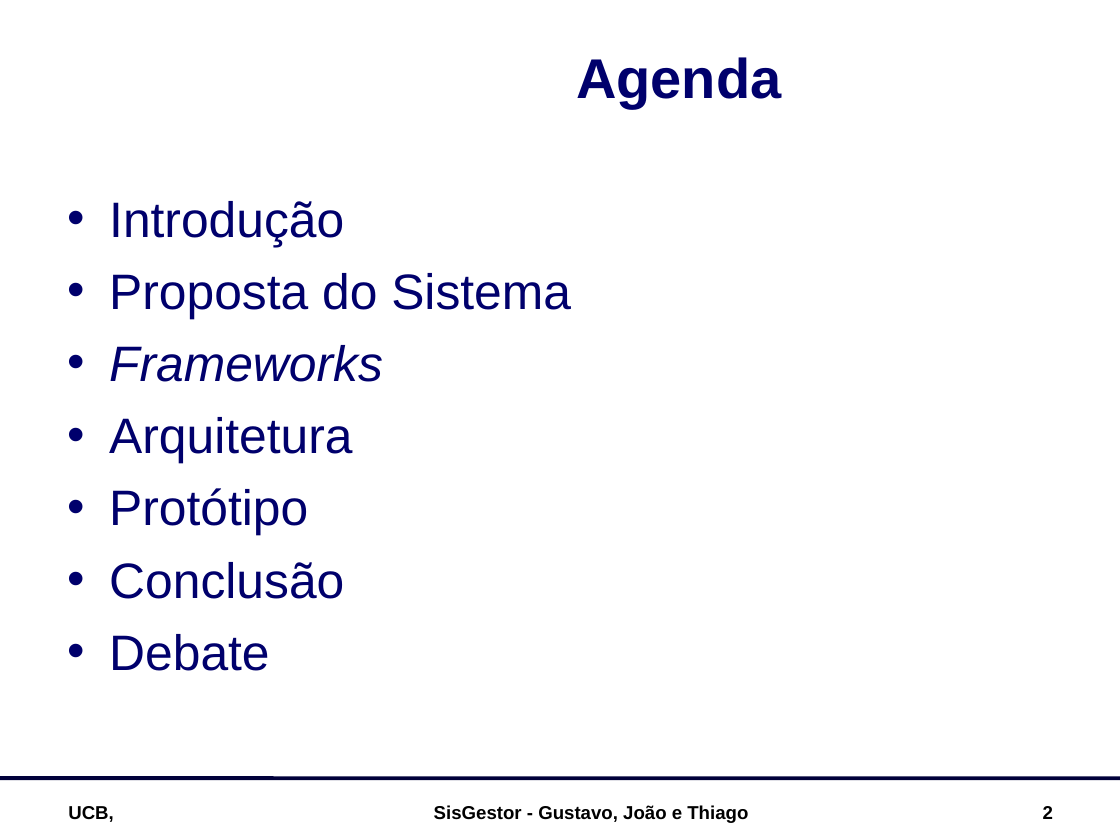
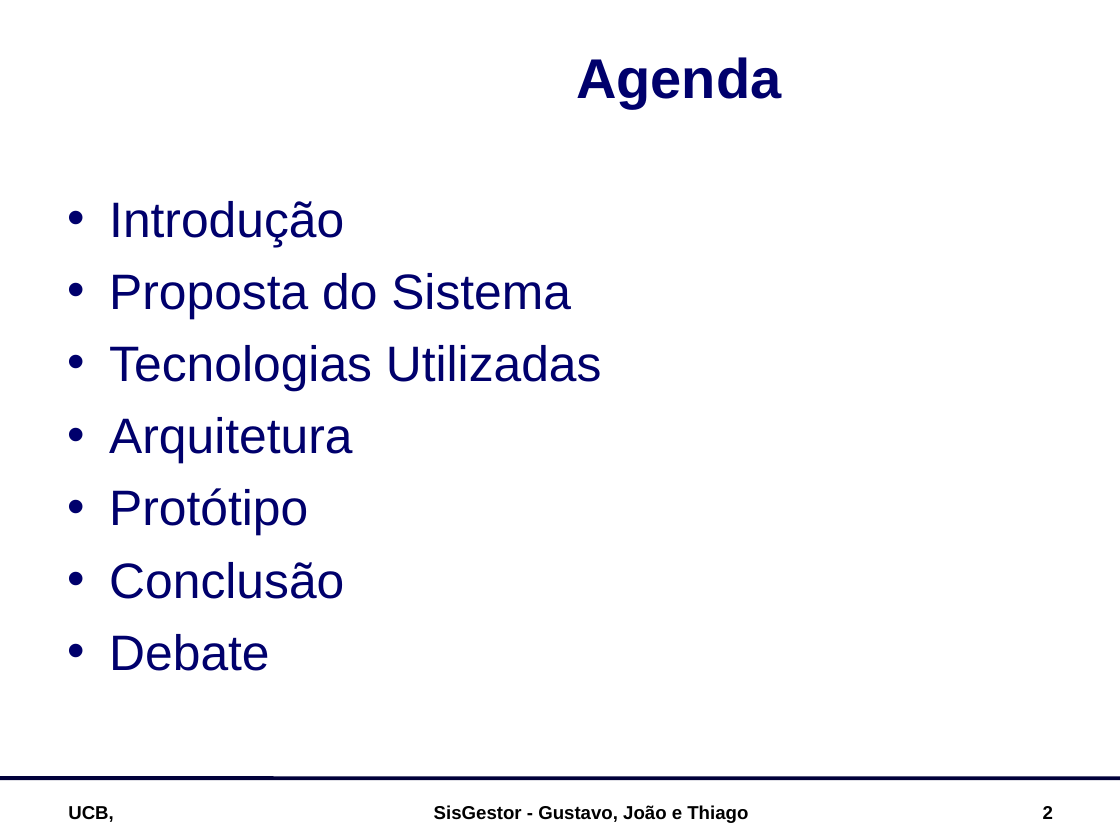
Before and after one commit to luciahsp/sisgestor, a slide deck: slide 2 of documentacao/SisGestor_Apresentação.ppt. Drawn at 1120x840 pixels with LibreOffice and Linux fonts; fonts in the diff are those of the drawing; background and template pictures are left out. Boxes give left, top, right and bottom in pixels: in the first picture for what was removed or moved away, otherwise in the second. Text is boxed around its words. In the diff, an @@ line names an element or a change of style, - is before the commit and + after.

```diff
--- a/documentacao/SisGestor_Apresentação.ppt
+++ b/documentacao/SisGestor_Apresentação.ppt
@@ text at <box>109,345,602,391</box>: text changed; italic off @@
-• Frameworks
+• Tecnologias Utilizadas
```
Also in this commit, not shown: 2 other slides changed, 1 other file.
